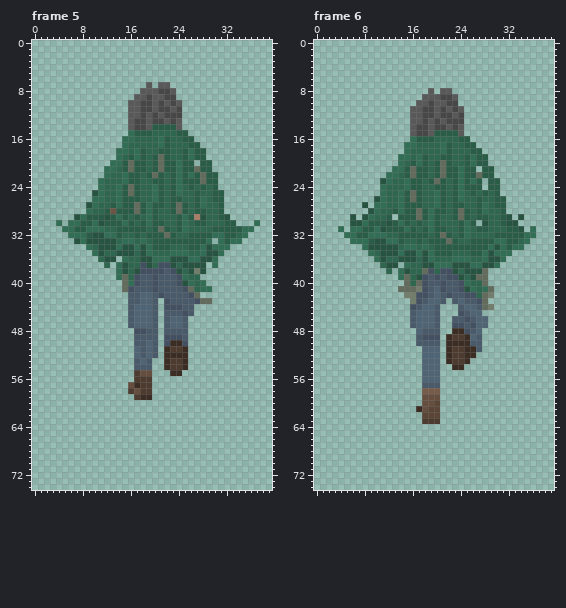
Two versions of one pixel-art file, Todo/Arte/Player/RunningBackLeft.ase. Above, as it was before the edit.
40x75 pixels, 6 frames. Colours within 5 levels of each other are drawn and written as one. Shown: frame 5, frame 6. The commit also changed other frames, which this record leaves out.
The same view after the edit:
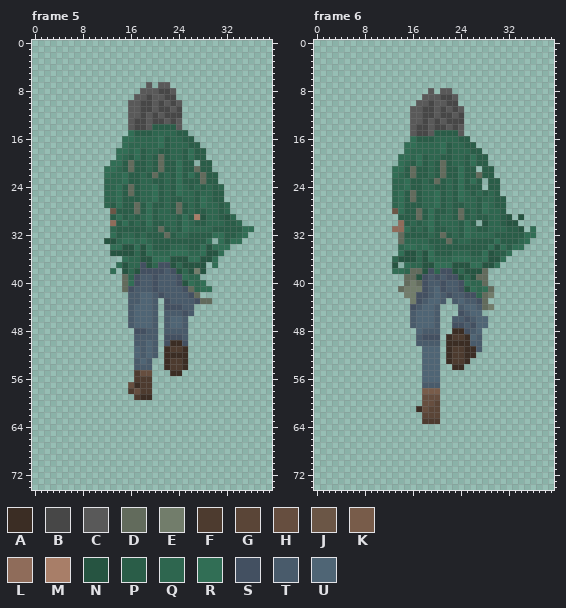
Palette (. is transparent): A #3b2d24  B #474747  C #595959  D #626b5c  E #727d6b  F #4d3b2f  G #5a4537  H #664e3f  J #6b5646  K #785c4a  L #8f6c5a  M #a87e68  N #265441  P #2a5d48  Q #2e664f  R #316e55  S #435061  T #495b6b  U #4f6575
Change:
--- frame 5, layers "PonchoUp", "CapaAtras"
@@ x 0..39 @@
 22 ............RQQRPPQPDPQPRPRPDPP.........
-23 ...........RQQQRPPQQPPQPRPPPDPP.........
-24 ...........RQQRPDPQQRPQPRQPQPQP.........
-25 ..........NRQQRPDPQQRPQPRQQPQQPP........
-26 ..........RRQQRPPPQQRPQPPQQPRQPP........
-27 .........NRQQPRPPDPRPPQPDPQPRQQP........
-28 .........RQQPJPPPDPRPQQPDPQPPQQP........
-29 .......NRPPPNPRPQPQRPQQQPRPMNQQPN.......
-30 ....R.RRPPRNPPPRPQPRPPQQPRQPPQQQPP...R..
-31 .....RRPPRRRQQPPPPPQPDPQPRQQQQPPPPPRR...
-32 ......RRRPNNRRPQQPQPPPDPQQPPPPRRPPQR....
-33 .......NRNNNNNQRRQRQPPPPPPPPPR.RPRR.....
-34 .........RQNNNRNNRNRPPPQQQPPRNRRR.......
-35 ..........RNQQNNNQNRQQQRRRQQRNNR........
-36 ...........QNN.RQQNNRRRNNNRRNNR.........
-37 ............Q.RNQQSNQSSNQNNNN.R.........
-38 ..............RNQNSSSSTSNQNEN...........
-39 ..............RDQSTTSTTTSRQQ............
+23 ............QQQRPPQQPPQPRPPPDPP.........
+24 ............QQRPDPQQRPQPRQPQPQPQ........
+25 ............QQRPDPQQRPQPRQQPQQPP........
+26 ............QQRPPPQQRPQPPQQPRQPP........
+27 ............QPRPPDPRPPQPDPQPRQQPQ.......
+28 .............JPPPDPRPQQPDPQPPQQPQ.......
+29 .............PRPQPQRPQQQPRPMNQQPNQ......
+30 .............LPRPQPRPPQQPRQPPQQQPPQ.....
+31 .............QPPPPPQPDPQPRQQQQPPPPPRR...
+32 .............RPQQPQPPPDPQQPPPPRRPPQR....
+33 ............NNQRRQRQPPPPPPPPPR.RPRR.....
+34 .............RRNNRNRPPPQQQPPRNRRR.......
+35 .............NNNNQNRQQQRRRQQRNNR........
+36 ...............RQQNNRRRNNNRRNNR.........
+37 ..............RNQQSNQSSNQNNNN.R.........
+38 .............R.NQNSSSSTSNQNEN...........
+39 ...............DQSTTSTTTSRQQ............
 40 ...............DRSTTSTTTSNRQR...........
--- frame 6, layers "PonchoUp", "Cuerpo", "CapaAtras"
@@ x 0..39 @@
 21 .............RRPDPPQPDPPRPP.PP..........
-22 ............RRQPDPPQPDPPRPPDPP..........
-23 ...........NRQQRPPQPDPQPRPRP.PP.........
-24 ...........RQQQRPPQQPPQPRPPP.PP.........
-25 ...........RQQRPDPQQRPQPRQPQPQP.........
-26 ..........NRQQRPDPQQRPQPRQQPQQPP........
-27 ........N.RRQQRPPPQQRPQPPQQPRQPP........
-28 .........NRQQPRPPDPRPPQPDPQPRQQP........
-29 ......N.NRQQP.PPPDPRPQQPDPQPPQQPN.N.....
-30 ......NNRPPPNPRPQPQRPQQQPRP.NQQPNN......
-31 ....R.RRPPRNPPPRPQPRPPQQPRQPPQQQPPN.R...
-32 .....RRPPRRRQQPPPPPQPDPQPRQQQQPPPPPRR...
-33 ......RRRPNNRRPQQPQPPPDPQQPPPPRRPPQR....
-34 ........RNNNNNQRRQRQPPPPPPPPPRNRPRR.....
-35 .........RQNNNRNNRNRPPPQQQPPRNRRR.......
-36 ..........RNQQNNNQNRQQQRRRQQRNNR........
-37 ...........QNN.RQQNNRRRNNNRRNNR.........
-38 ............Q.RNQQDSQSSNQNNND...........
-39 ..............RDQNSTSTSSNQNDD...........
-40 ...............DQDSTTSTTSRQQD...........
-41 ..............DDDESTUSTTSNRQRD..........
+22 .............RQPDPPQPDPPRPPDPP..........
+23 .............QQRPPQPDPQPRPRP.PP.........
+24 .............QQRPPQQPPQPRPPP.PP.........
+25 .............QRPDPQQRPQPRQPQPQP.........
+26 .............QRPDPQQRPQPRQQPQQPP........
+27 .............QRPPPQQRPQPPQQPRQPP........
+28 .............JRPPDPRPPQPDPQPRQQP........
+29 ..............PPPDPRPQQPDPQPPQQPN.N.....
+30 ..............LPQPQRPQQQPRP.NQQPNN......
+31 .............LLRPQPRPPQQPRQPPQQQPPN.R...
+32 ..............DPPPPQPDPQPRQQQQPPPPPRR...
+33 ..............DQQQQPPPDPQQPPPPRPPPQR....
+34 ..............QRRQRQPPPPPPPPPRNRPRR.....
+35 ..............RNNQNRPPPQQQPPRNPPR.......
+36 .............QNNNQNRQQQRRRQQRNNR........
+37 .............N.RQQNNRRRNNNRRNNR.........
+38 .............RRQDDNSQSSNQNNND...........
+39 ...............DDNSTSTSSNQNDD...........
+40 ...............DEDSTTSTTSRQQD...........
+41 ..............DEEESTUSTTSNRQRD..........
 42 ...............EESSTUTSTTSSQDE..........
Pixel boxes of the changes (left, top, right, bottom) in both pictures:
changed: (56, 178, 122, 280)
changed: (218, 184, 260, 226)
changed: (338, 172, 428, 292)
changed: (494, 238, 506, 256)
